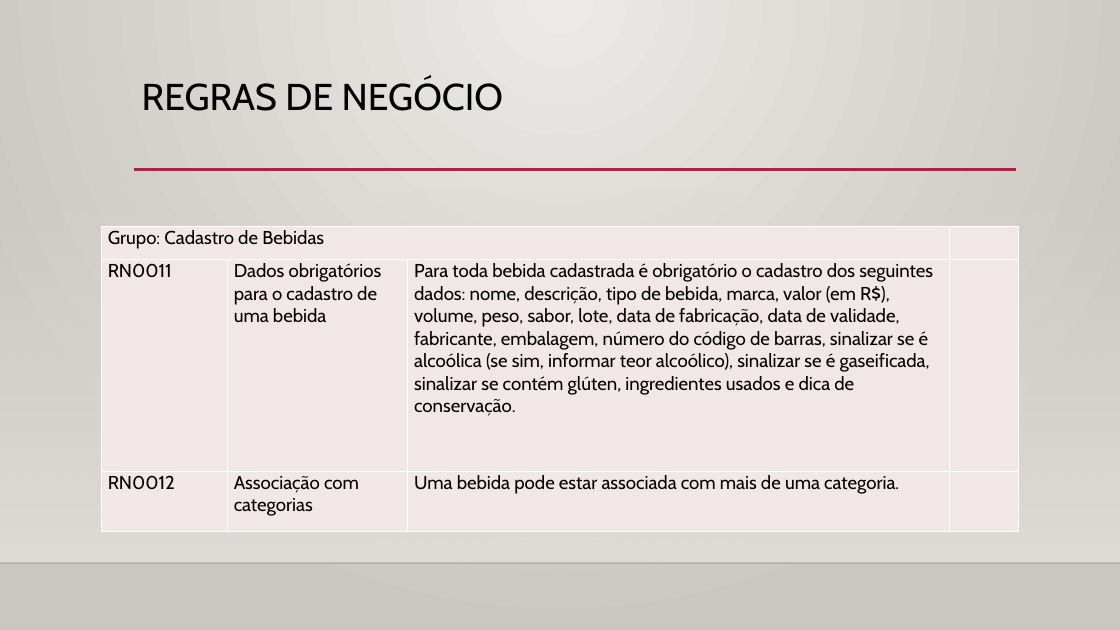
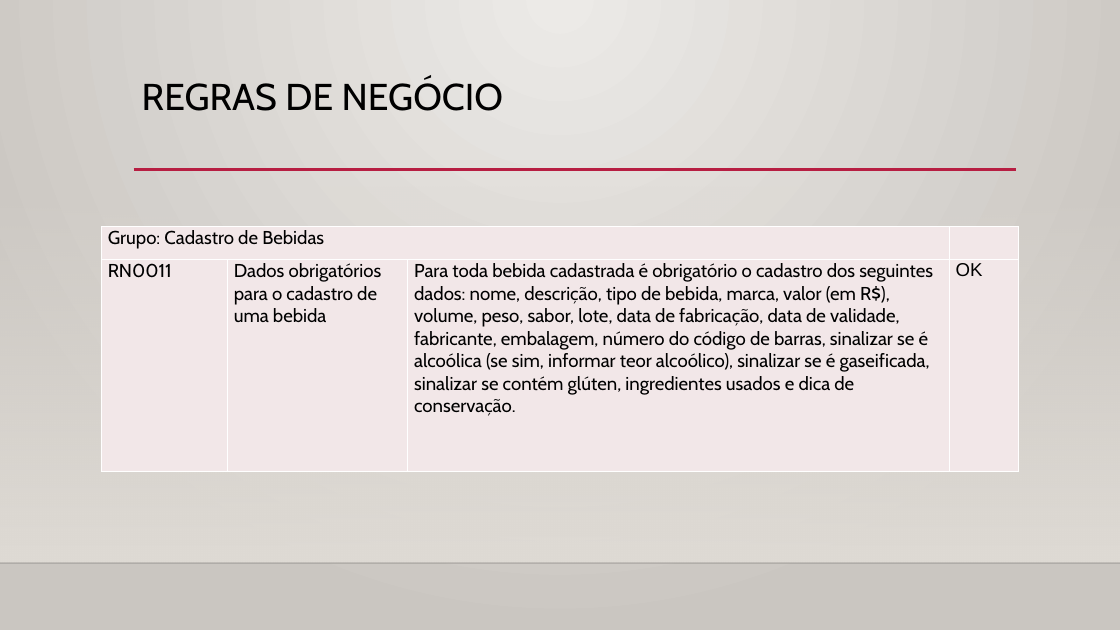
Before and after one commit to gabriellima09/DrinkIt, a slide deck: slide 9 of DrinkIt.WebApp/Artifacts/Documentação do projeto.pptx. Drawn at 1120x630 pixels with LibreOffice and Linux fonts; fonts in the diff are those of the drawing; background and template pictures are left out. Boxes give left, top, right and bottom in pixels: in the first picture for what was removed or moved away, otherwise in the second. Text is boxed around its words. In the diff, an @@ line names an element or a change of style, - is before the commit and + after.

```diff
--- a/DrinkIt.WebApp/Artifacts/Documentação do projeto.pptx
+++ b/DrinkIt.WebApp/Artifacts/Documentação do projeto.pptx
@@ table at (102,227,1019,472) @@
-row 2: RN0011 | Dados obrigatórios para o cadastro de uma bebida | Para toda bebida cadastrada é obrigatório o cadastro dos seguintes dados: nome, descrição, tipo de bebida, marca, valor (em R$), volume, peso, sabor, lote, data de fabricação, data de validade, fabricante, embalagem, número do código de barras, sinalizar se é alcoólica (se sim, informar teor alcoólico), sinalizar se é gaseificada, sinalizar se contém glúten, ingredientes usados e dica de conservação. | 
-row 3: RN0012 | Associação com categorias | Uma bebida pode estar associada com mais de uma categoria. | 
+row 2: RN0011 | Dados obrigatórios para o cadastro de uma bebida | Para toda bebida cadastrada é obrigatório o cadastro dos seguintes dados: nome, descrição, tipo de bebida, marca, valor (em R$), volume, peso, sabor, lote, data de fabricação, data de validade, fabricante, embalagem, número do código de barras, sinalizar se é alcoólica (se sim, informar teor alcoólico), sinalizar se é gaseificada, sinalizar se contém glúten, ingredientes usados e dica de conservação. | OK
```
Also in this commit, not shown: 14 other slides changed.
